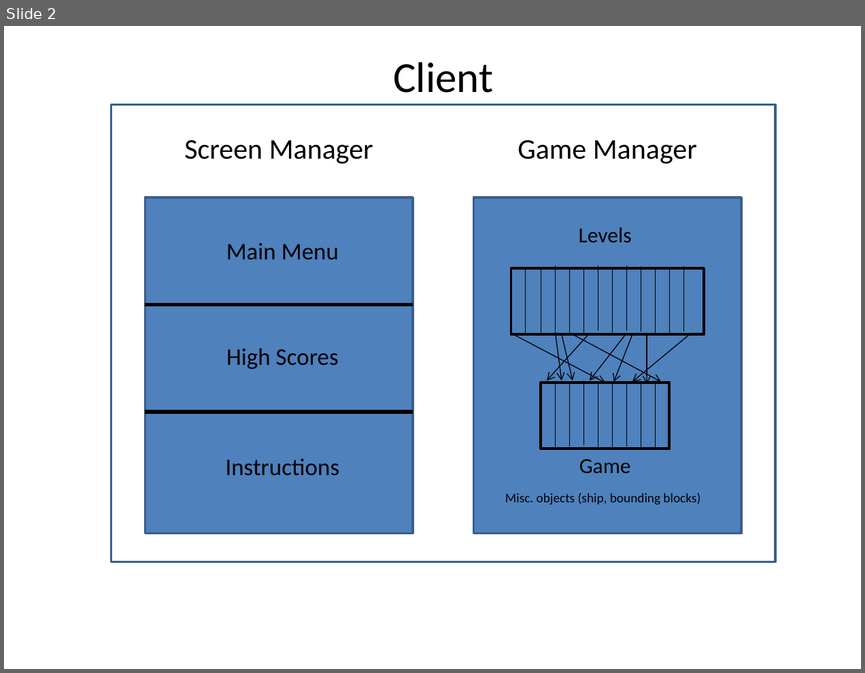
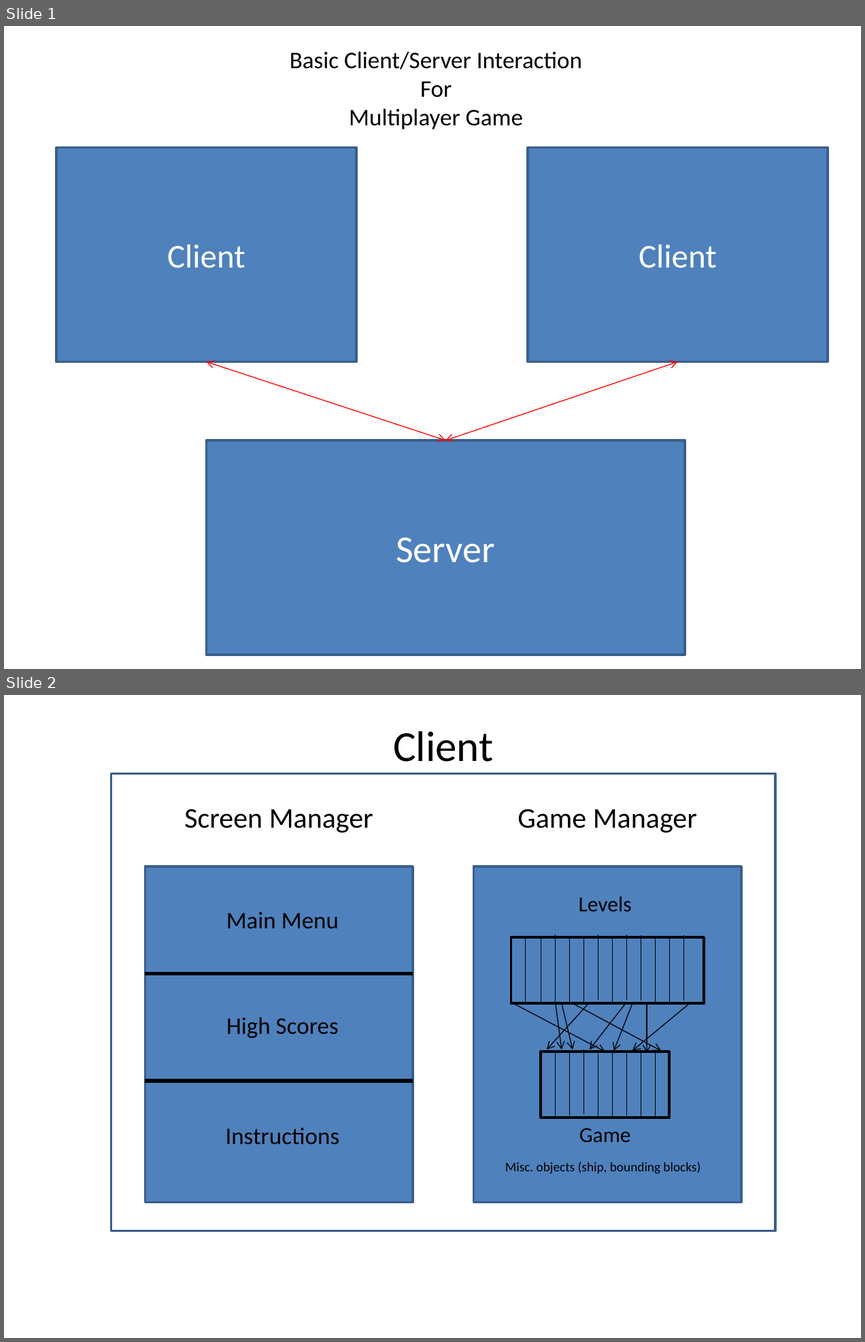
Before and after one commit to njchristian/Multiplayer-Game, a slide deck: Design Doc Figures.pptx. Shown one above the other, each under a label of ours: slide 2 before the commit, slides 1 and 2 after it. The pictures are 865x673 and 865x1342 pixels, drawn with LibreOffice and Linux fonts; fonts in the diff are those of the drawing. Boxes give left, top, right and bottom in pixels: in the first picture for what was removed or moved away, otherwise in the second. Text is boxed around its words. In the diff, an @@ line names an element or a change of style, - is before the commit and + after.

```diff
--- a/Design Doc Figures.pptx
+++ b/Design Doc Figures.pptx
@@ slide 1 added at (4,26,861,669), background #FFFFFF @@
@@ text added at (290,51,582,129), 20 pt, text #000000 @@
+Basic Client/Server Interaction For
+Multiplayer Game
@@ rectangle added at (56,148,356,362), fill #4F81BD, outline #3A5F8C 2 pt, 28 pt, text #FFFFFF @@
+Client
@@ rectangle added at (528,148,827,362), fill #4F81BD, outline #3A5F8C 2 pt, 28 pt, text #FFFFFF @@
+Client
@@ double arrow added from (206, 362) to (445, 440), #FF0000 0.75 pt @@
@@ double arrow added from (445, 440) to (677, 362), #FF0000 0.75 pt @@
@@ rectangle added at (206,440,684,654), fill #4F81BD, outline #3A5F8C 2 pt, 32 pt, text #FFFFFF @@
+Server
```
Also in this commit, not shown: 1 other slide added, 1 slide removed, 1 other file.
